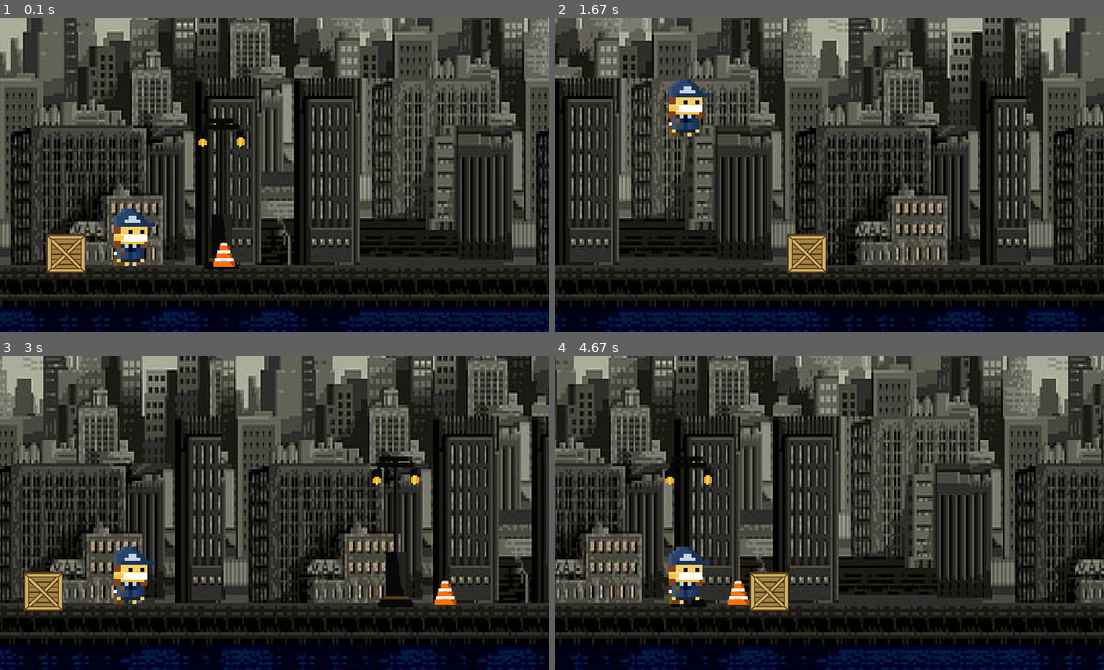
Above: before the commit, frames 1-4 (two rows, left to right).
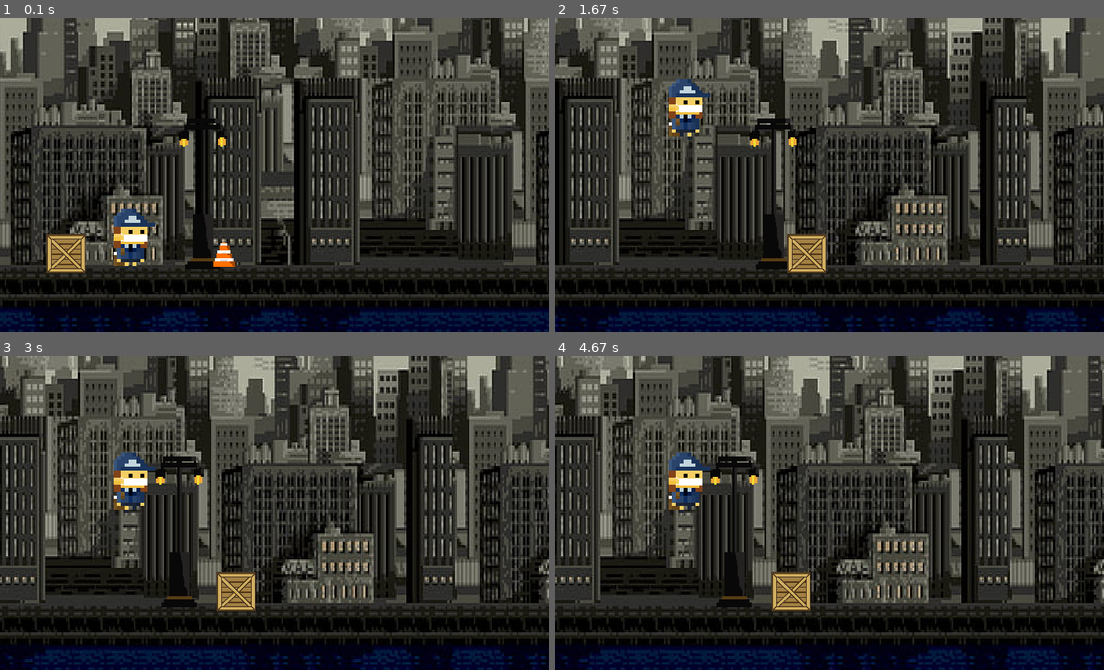
Above: after the commit, the same moments.

Repository: AndreBBM/Projeto-PyGame
Game: pygame game, started from Jogo.py
Two runs of this game, one before a commit and one after it. Both use one fixed random seed, a clock stepped at 60 frames per second and the inputs below.
Inputs:
- Up to frame 1 (0.1 s): no input
- Up to frame 2 (1.67 s): hold Up 0.33-0.8 s; hold Up 0.83-1.2 s; hold Up 1.23-1.53 s
- Up to frame 3 (3 s): no input
- Up to frame 4 (4.67 s): no input

The runs differ from the first frame. In frame 1, 1.0% of the frame differs, in the area x 32-45%, y 32-80%; in frame 2, 1.0%; in frame 3, 55%; in frame 4, 57%, in the area x 0-100%, y 0-100%.

Commit message:
Colisão lâmpada do poste -Criação do quadrado classe -Colisão com o espaço do quadrado

Diff:
--- a/Jogo.py
+++ b/Jogo.py
@@ -95,11 +95,14 @@
         self.image=poste_img
         self.image=pygame.transform.scale(self.image,(100,200))
         self.rect=self.image.get_rect()
+        #mascara de colisão
+        self.mask=pygame.mask.from_surface(self.image)
+
         self.rect.center=(300,220)
     def update(self):
         if self.rect.topright[0]<0:
             self.rect.x=700
-        self.rect.x-=2
+        self.rect.x-=5
 
 # Criando classe do cone
 class Cone(pygame.sprite.Sprite):
@@ -116,6 +119,22 @@
         if self.rect.topright[0]<0:
             self.rect.x=800
         self.rect.x-= 2
+
+class Quadrado(pygame.sprite.Sprite):
+    def __init__(self,poste):
+        pygame.sprite.Sprite.__init__(self)
+        self.image=caixas_img
+        self.image=pygame.transform.scale(self.image,(60,60))
+        self.rect=self.image.get_rect()
+        #Criando mascara da sprite
+        self.mask=pygame.mask.from_surface(self.image)
+        self.rect.center=(300,150)
+        self.referencia_poste=poste
+    def update(self):
+        if self.rect.topright[0]<0:
+            self.rect.centerx= self.referencia_poste.rect.centerx
+        self.rect.x-=5
+
 
 todas_as_sprites = pygame.sprite.Group()
 colisoes_com_carteiro= pygame.sprite.Group()
@@ -123,10 +142,12 @@
 colisoes_com_carteiro.add(cone)
 poste = Poste()
 carteiro_andando = Carteiro()
+quadrado=Quadrado(poste)
 caixa = Caixa(caixas_img)
 todas_as_sprites.add(poste)
 todas_as_sprites.add(cone)
 todas_as_sprites.add(caixa)
+#todas_as_sprites.add(quadrado)-- Ele tá lá, mas não desenhado
 todas_as_sprites.add(carteiro_andando)
 
 #Grupo colisão cone-carteira
@@ -134,7 +155,7 @@
 grupo_obstaculo_cone.add(cone)
 
 grupo_colisao_poste=pygame.sprite.Group()
-grupo_colisao_poste.add()
+grupo_colisao_poste.add(quadrado)
 
 # São criados 2 fundos, um incial e outro logo após o primeiro, que aparece quando o primeiro sai da tela
 bg_e = 0
@@ -147,6 +168,8 @@
 clock = pygame.time.Clock()
 FramesPerSecond=24
 velocidade_tela=2.4
+
+contador=0
 # Loop Principal!
 while Start:
     config = Setup.LoadConfig()
@@ -183,6 +206,8 @@
        carteiro_x = 0    # Tamanho inicial
 
     colisoes=pygame.sprite.spritecollide(carteiro_andando,grupo_obstaculo_cone,False,pygame.sprite.collide_mask)
+    colisao_poste=pygame.sprite.spritecollide(carteiro_andando,grupo_colisao_poste,False,pygame.sprite.collide_mask)
+
 
     tela.fill((176, 196, 222))
     # Linhas importantes = Fazem o jogo ficar sempre se atualizando
@@ -190,11 +215,13 @@
     tela.blit(background, (bg_d, -370))
     todas_as_sprites.draw(tela)
 
-    if colisoes:
+
+    if colisoes or colisao_poste:
         velocidade_tela=0
         pass
     else:
         todas_as_sprites.update()
+        grupo_colisao_poste.update()
 
     pygame.display.update()
 
